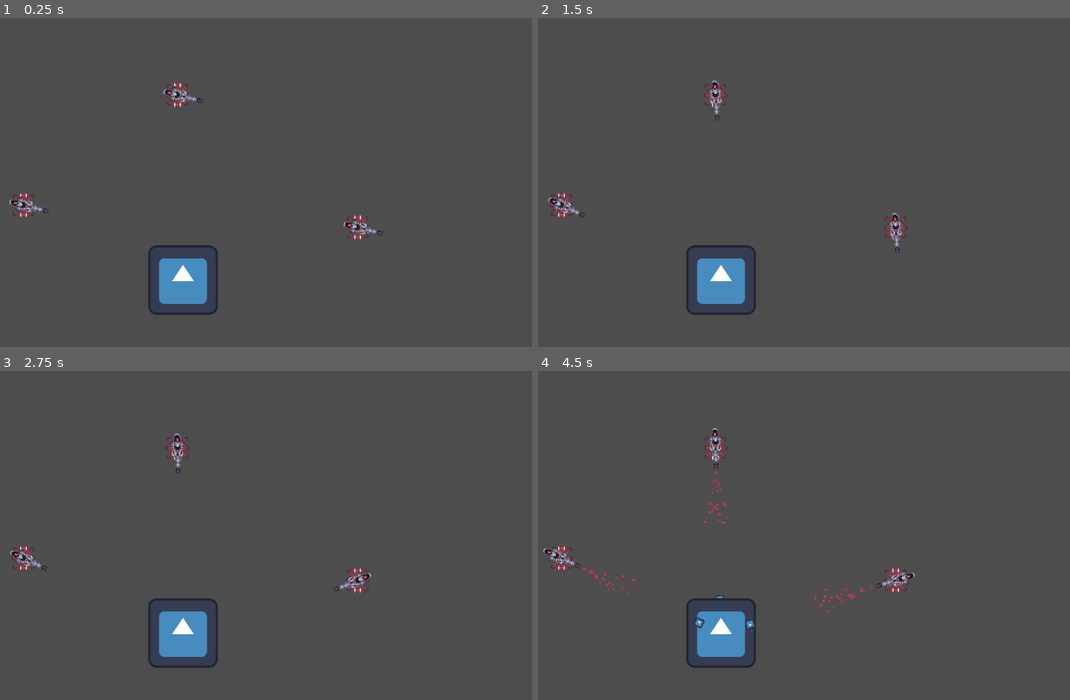
Above: before the commit, frames 1-4 (two rows, left to right).
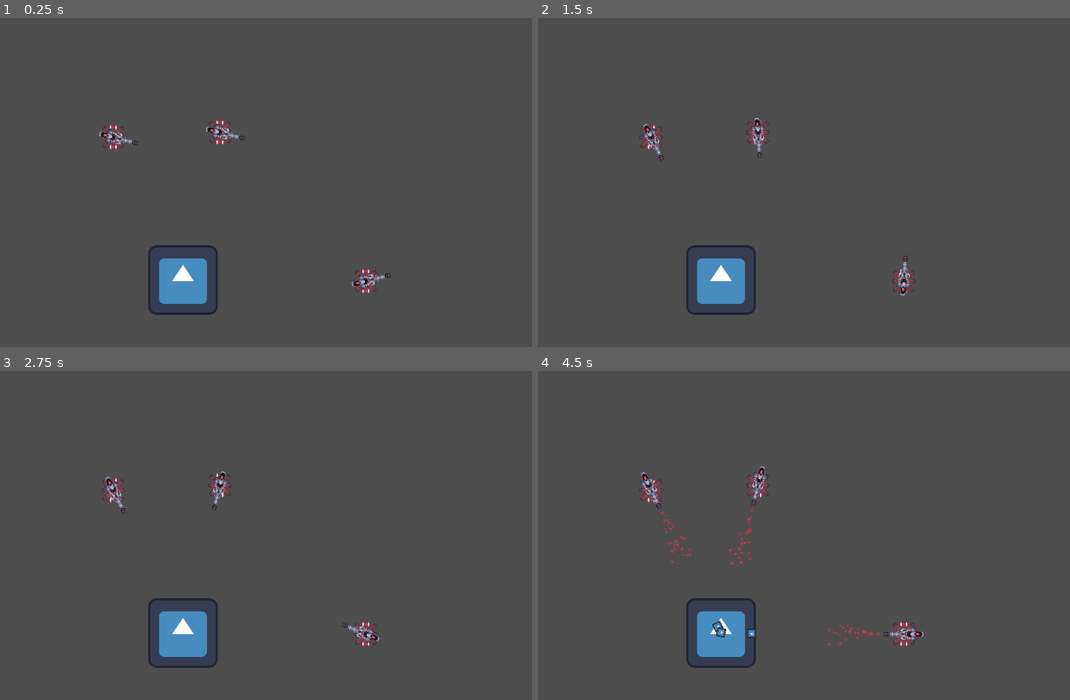
Above: after the commit, the same moments.

Repository: SpaceyLake/LDJAM54-Pack_Your_Ship
Game: Godot game, scene res://test.tscn
Same seed, same stepped clock (60 frames per second), same inputs: the game is played once before the commit and once after it. The engine's default icon, where the game draws it, is replaced by a stand-in: a white triangle on a blue panel in a dark square.
Inputs (mouse positions are in pixels of both pictures, inside the frame that each line leads up to):
- Up to frame 1 (0.25 s): no input
- Up to frame 2 (1.5 s): tap Enter (ui_accept) at 0.5, 0.77 s; move the mouse to (958, 159) at 0.52 s; move the mouse to (697, 192) at 1.27 s
- Up to frame 3 (2.75 s): tap Enter (ui_accept) at 1.52 s; move the mouse to (345, 449) at 2.02 s
- Up to frame 4 (4.5 s): move the mouse to (788, 598) at 2.77 s; tap Enter (ui_accept) at 3.02, 3.77, 4.25 s; move the mouse to (1011, 581) at 3.52 s; move the mouse to (633, 476) at 4.27 s

The runs differ from the first frame. In frame 1, 1.5% of the frame differs, in the area x 1-74%, y 19-84%; in frame 2, 1.4%; in frame 3, 1.5%; in frame 4, 2.3%, in the area x 0-73%, y 17-84%.

Commit message:
Stuff

Diff:
--- a/scenes/spaceship/spaceship.tscn
+++ b/scenes/spaceship/spaceship.tscn
@@ -18,4 +18,6 @@
 tile(-2, 0)
 tile(-2,1)"
 
+[node name="Camera2D" type="Camera2D" parent="."]
+
 [connection signal="recalculate_speed" from="." to="." method="_on_recalculate_speed"]
--- a/test.tscn
+++ b/test.tscn
@@ -17,16 +17,13 @@
 [node name="Node2D" type="Node2D"]
 script = SubResource("GDScript_bu0gm")
 
-[node name="laser" parent="." node_paths=PackedStringArray("target") instance=ExtResource("1_w3bvp")]
-position = Vector2(381, 175)
-target = NodePath("../Target")
-
 [node name="Target" type="Sprite2D" parent="."]
 position = Vector2(391, 516)
 texture = ExtResource("2_xd5r4")
 
-[node name="HurtboxComponent2D" type="Area2D" parent="Target"]
+[node name="HurtboxComponent2D" type="Area2D" parent="Target" node_paths=PackedStringArray("health_component")]
 script = ExtResource("4_74slv")
+health_component = NodePath("../HealthComponent")
 
 [node name="CollisionShape2D" type="CollisionShape2D" parent="Target/HurtboxComponent2D"]
 shape = SubResource("CircleShape2D_kn5r0")
@@ -34,10 +31,14 @@
 [node name="HealthComponent" type="Node" parent="Target"]
 script = ExtResource("5_ljtar")
 
+[node name="laser" parent="." node_paths=PackedStringArray("target") instance=ExtResource("1_w3bvp")]
+position = Vector2(263, 253)
+target = NodePath("../Target")
+
 [node name="laser2" parent="." node_paths=PackedStringArray("target") instance=ExtResource("1_w3bvp")]
-position = Vector2(712, 419)
+position = Vector2(459, 244)
 target = NodePath("../Target")
 
 [node name="laser3" parent="." node_paths=PackedStringArray("target") instance=ExtResource("1_w3bvp")]
-position = Vector2(98, 378)
+position = Vector2(727, 518)
 target = NodePath("../Target")
Not shown: 1 places in scenes/components/weapons/laser.tscn that only renumber resources
